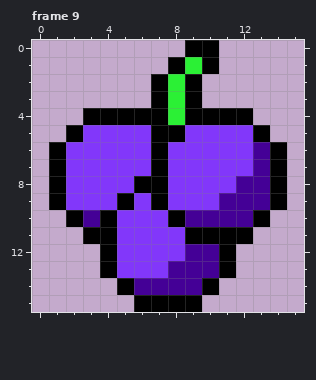
Two versions of one pixel-art file, Assets/Sprites/Fruits.ase. That is the earlier state.
16x16 pixels, 10 frames. Shown: frame 9. The commit also changed other frames, which this record leaves out.
The same view after the edit:
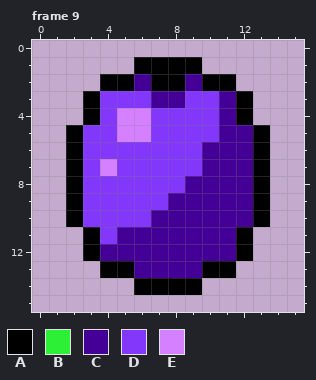
Palette (. is transparent): A #000000  B #2bf035  C #440096  D #8237fa  E #d480ff
What changed:
--- frame 9
@@ x 0..15 @@
- 0 .........AA.....
- 1 ........ABA.....
- 2 .......ABA......
- 3 .......ABA......
- 4 ...AAAAABAAAA...
- 5 ..ADDDDAADDDDA..
- 6 .ADDDDDADDDDDCA.
- 7 .ADDDDDADDDDDCA.
- 8 .ADDDDAADDDDCCA.
- 9 .ADDDADADDDCCCA.
-10 ..ACADDDACCCCA..
-11 ...AADDDDAAAA...
-12 ....ADDDDCCA....
-13 ....ADDDCCCA....
-14 .....ACCCCA.....
-15 ......AAAA......
+ 0 ................
+ 1 ......AAAA......
+ 2 ....AACAACAA....
+ 3 ...ADDDCCDDCA...
+ 4 ...ADEEDDDDCA...
+ 5 ..ADDEEDDDDCCA..
+ 6 ..ADDDDDDDCCCA..
+ 7 ..ADEDDDDDCCCA..
+ 8 ..ADDDDDDCCCCA..
+ 9 ..ADDDDDCCCCCA..
+10 ..ADDDDCCCCCCA..
+11 ...ADCCCCCCCA...
+12 ...ACCCCCCCCA...
+13 ....AACCCCAA....
+14 ......AAAA......
+15 ................
Pixel boxes of the changes (left, top, right, bottom) in both pictures:
changed: (49, 40, 287, 312)
